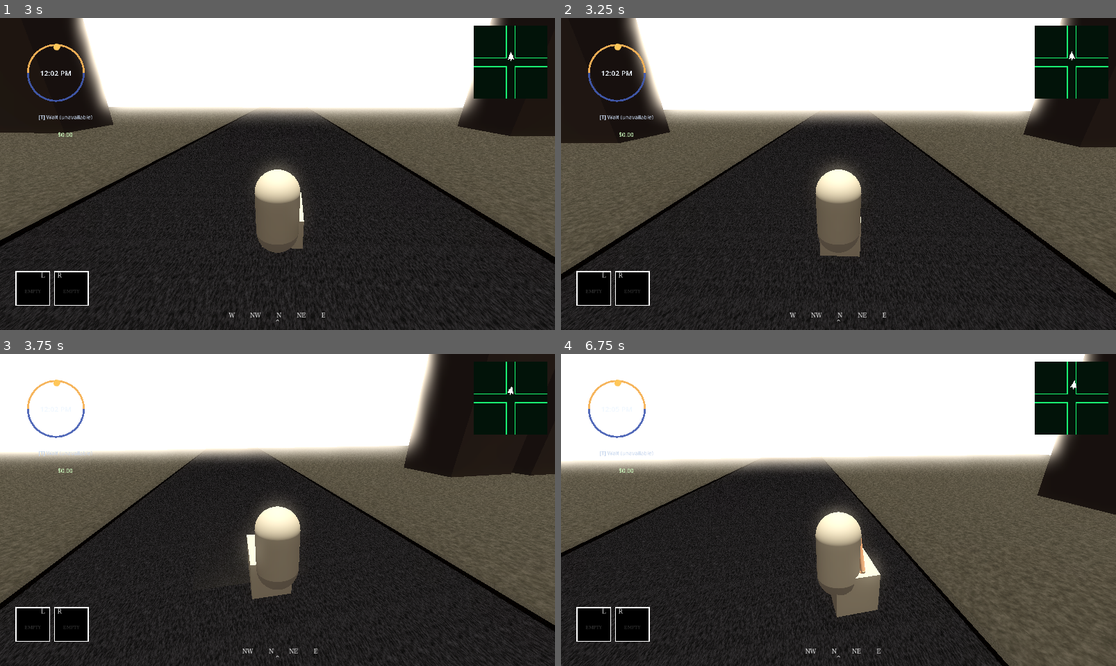
Above: before the commit, frames 1-4 (two rows, left to right).
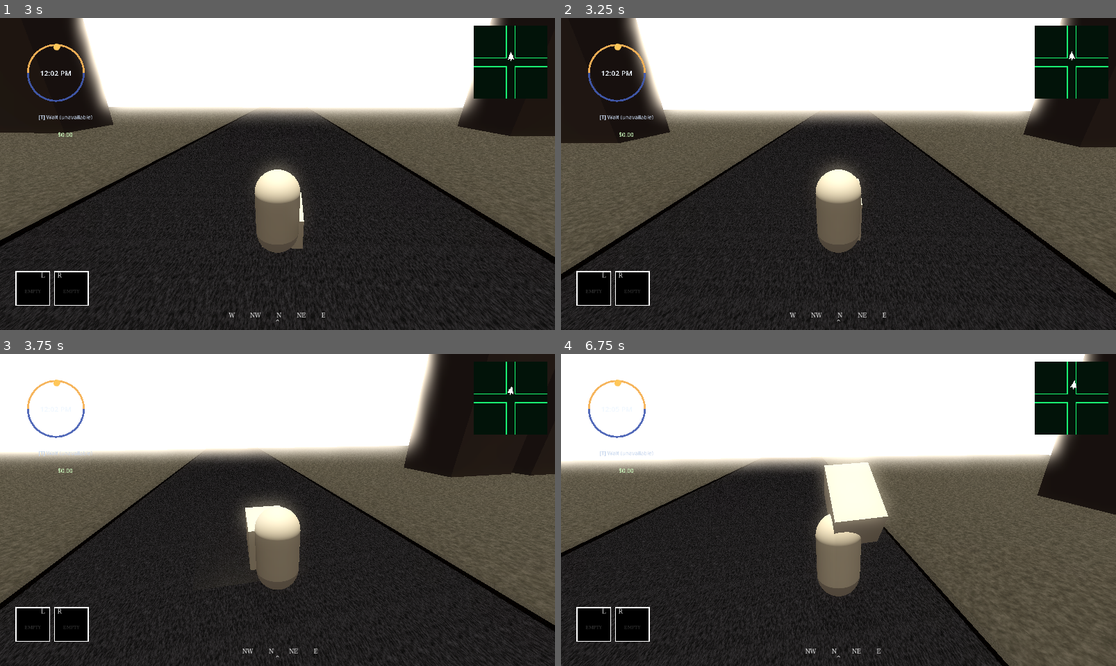
Above: after the commit, the same moments.

Repository: miles5g/paletero
Game: Godot game, scene res://world.tscn
Two runs of this game, one before a commit and one after it. Both use one fixed random seed, a clock stepped at 60 frames per second and the inputs below.
Inputs (mouse positions are in pixels of both pictures, inside the frame that each line leads up to):
- Up to frame 1 (3 s): tap Enter at 0.5 s; move the mouse to (305, 174) at 0.52 s; hold W (move_forward) from 0.53 s (still down); tap Space (jump) at 0.6, 0.77, 1.07, 1.52, 1.55, 1.82, 2.3 s; click (305, 174) at 0.67 s; move the mouse to (249, 174) at 1.27 s; tap Ctrl (crouch) at 1.35 s; move the mouse to (288, 167) at 2.02 s; tap E (interact) at 2.1 s; move the mouse to (271, 180) at 2.77 s; tap Shift (sprint) at 2.85 s; click (271, 180) at 2.92 s
- Up to frame 2 (3.25 s): keep holding W (move_forward); tap Space (jump) at 3.02, 3.05 s
- Up to frame 3 (3.75 s): keep holding W (move_forward); tap Space (jump) at 3.32 s; move the mouse to (316, 513) at 3.52 s; hold Enter from 3.53 s (still down)
- Up to frame 4 (6.75 s): tap Space (jump) at 3.77, 3.8, 4.07, 4.52, 4.55, 4.82, 5.3, 6.02, 6.05, 6.32 s; move the mouse to (794, 506) at 4.27 s; release Enter at 4.28 s; tap Keypad Enter at 4.35 s; move the mouse to (844, 510) at 5.02 s; hold T 5.03-5.78 s; click (844, 510) at 5.17 s; move the mouse to (816, 503) at 5.77 s; release W (move_forward) at 5.78 s; hold D (move_right) 5.78-6.53 s; tap Q at 5.85 s; move the mouse to (866, 510) at 6.52 s; hold W (move_forward) from 6.53 s (still down); tap Z at 6.6 s

Frame 1 is identical in both runs. In frame 2, 0.2% of the frame differs, in the area x 46-55%, y 51-77%; in frame 3, 0.8%; in frame 4, 3.5%, in the area x 46-60%, y 33-85%.

Commit message:
Increase cart jump lead and relax grounding so loft matches the player jump arc.
This gives the cart a more obvious pre-hop and prevents the grabbed grounding force from immediately canceling upward motion.

Co-authored-by: Cursor <cursoragent@cursor.com>

Diff:
--- a/cart.gd
+++ b/cart.gd
@@ -229,7 +229,13 @@
 func _apply_grabbed_grounding(state: PhysicsDirectBodyState3D) -> void:
 	if state.get_contact_count() <= 0:
 		return
-	if state.linear_velocity.y < falling_velocity_threshold:
+	var vy := state.linear_velocity.y
+	# Real falls: let gravity act unassisted.
+	if vy < falling_velocity_threshold:
+		return
+	# Upward motion (jump, curb pop): do not add extra downward hold,
+	# or we will immediately cancel loft and hide jump sync.
+	if vy > 0.0:
 		return
 	# Downward bias is applied only when supported so real drops remain ballistic.
 	state.apply_central_force(Vector3.DOWN * grabbed_downward_bias)
--- a/player.gd
+++ b/player.gd
@@ -33,9 +33,11 @@
 ## Additional forward pull when cart is behind player after a fast turn.
 @export var cart_behind_recovery_force: float = 220.0
 ## Jump-sync: cart launch vertical speed relative to player jump speed.
-@export var cart_jump_vertical_scale: float = 1.0
+@export var cart_jump_vertical_scale: float = 1.4
 ## Jump-sync: blend cart XZ momentum toward player XZ at jump time.
 @export var cart_jump_momentum_blend: float = 0.72
+## Tiny pre-hop bonus so cart starts lifting slightly ahead of player jump (arcade feel).
+@export var cart_jump_lead_vertical_bonus: float = 2.0
 ## Seconds after jump where cart vertical follow overrides downward hold.
 @export var cart_jump_sync_window_sec: float = 0.24
 ## Upward follow gain during jump-sync window (align cart vy to player vy).
@@ -162,11 +164,12 @@
 	if _cart_jump_sync_t > 0.0:
 		_cart_jump_sync_t = maxf(0.0, _cart_jump_sync_t - delta)
 
-	var did_jump := false
 	if Input.is_action_just_pressed("jump") and is_on_floor():
+		if is_pushing and current_cart != null and is_instance_valid(current_cart):
+			# Trigger cart launch immediately on jump press so it "starts" the hop a touch earlier.
+			_sync_cart_jump_launch(cart_jump_lead_vertical_bonus)
 		velocity.y = JUMP_VELOCITY
 		_cart_jump_sync_t = cart_jump_sync_window_sec
-		did_jump = true
 
 	var want_stand := not Input.is_action_pressed("crouch")
 	var geometry_crouch := Input.is_action_pressed("crouch") or (want_stand and not _can_uncrouch_to_stand())
@@ -199,8 +202,6 @@
 
 	if is_pushing and current_cart != null:
 		current_cart.sleeping = false
-		if did_jump:
-			_sync_cart_jump_launch()
 		_cart_grab_blend = minf(1.0, _cart_grab_blend + delta / maxf(0.04, cart_grab_blend_sec))
 		_apply_cart_coupling(delta)
 		_update_push_arms_visual()
@@ -474,7 +475,7 @@
 		w.show_money_popup(delta_usd)
 
 
-func _sync_cart_jump_launch() -> void:
+func _sync_cart_jump_launch(lead_bonus: float = 0.0) -> void:
 	if current_cart == null or not is_instance_valid(current_cart):
 		return
 	var v := current_cart.linear_velocity
@@ -483,7 +484,7 @@
 	var launch_xz := cart_xz.lerp(player_xz, clampf(cart_jump_momentum_blend, 0.0, 1.0))
 	v.x = launch_xz.x
 	v.z = launch_xz.z
-	v.y = maxf(v.y, JUMP_VELOCITY * cart_jump_vertical_scale)
+	v.y = maxf(v.y, JUMP_VELOCITY * cart_jump_vertical_scale + maxf(0.0, lead_bonus))
 	current_cart.linear_velocity = v
 
 
